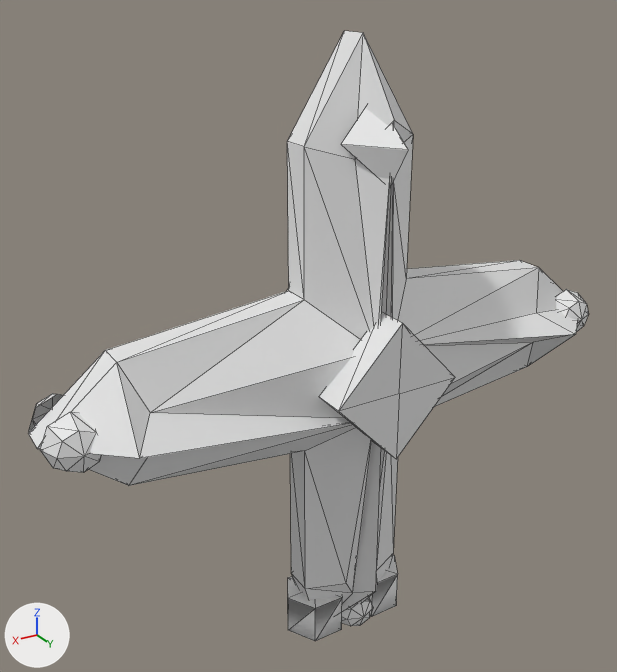
Two versions of the OBJ model .design/ships3d/meshes/Lattice.obj, one commit apart.
Rendered twice from a 50 mm camera at (18.5, 27.6, 16.1) aimed at (1.2, -1.2, 1.7). The lights are fixed; the arrows at lower left show +X, +Y and +Z. The older version comes first. Mesh edges are drawn as thin lines. Where no turn or scale is listed for an object, it has been applied to the vertices. Vertices at exactly the same position are counted once.

Names of what the first picture shows: 'Lattice'.
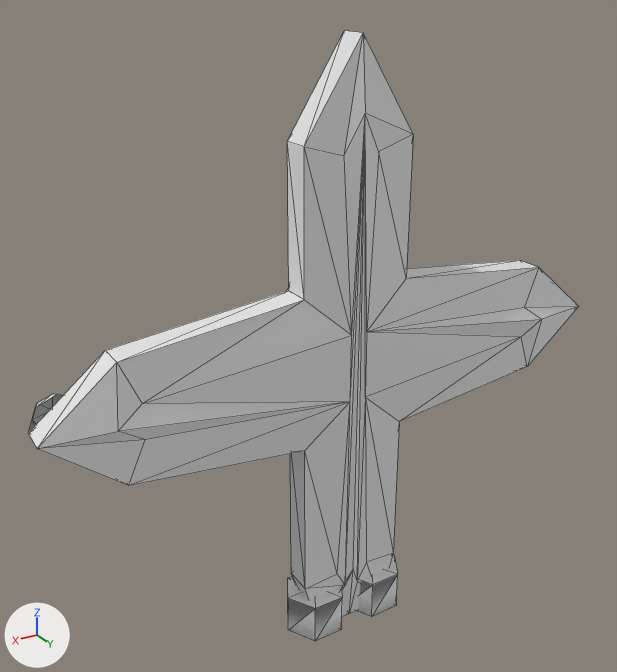
Patch to the scene script:
```diff
--- a/.design/ships3d/meshes/Lattice.obj.py
+++ b/.design/ships3d/meshes/Lattice.obj.py
@@ me_lattice @@
 # used by ob_lattice; location = (0.0, 0.0, 0.0)
-me_lattice.from_pydata(...)  # 244 vertices, 376 faces; spans x -13.3..13.3, y -3.7..3.7, z -12.7..14.0
+me_lattice.from_pydata(...)  # 179 vertices, 288 faces; spans x -13.3..13.3, y -3.7..1.3, z -12.7..14.0
+# me_lattice part 1: the loose piece of 17 vertices spanning x -13.2..-10.8, y 0.8..2.0, z -0.4..2.0 is deleted
+# me_lattice part 2: the loose piece of 17 vertices spanning x 10.8..13.2, y 0.8..2.0, z -0.4..2.0 is deleted
+# me_lattice part 3: the loose piece of 17 vertices spanning x -1.0..1.0, y 0.8..1.8, z -12.7..-10.7 is deleted
+# me_lattice part 4: the loose piece of 9 vertices spanning x -2.8..2.8, y 2.3..3.7, z -2.2..3.8 is deleted
+# me_lattice part 5: the loose piece of 5 vertices spanning x -1.3..1.3, y 1.3..3.6, z 8.7..12.0 is deleted
+# me_lattice part 6
+# 8 vertices in x -9.4..9.4, y 1.5, z -9.6..9.7 move by (0.0, -0.8, 0.0)
+# 4 vertices in x -0.4..0.4, y 2.6, z -0.7..2.3 move by (0.0, -1.7, 0.0)
+# 6 vertices move from x -10.4..10.4, y 1.4..3.1, z -10.5..11.2 to x -10.4..10.4, y 0.7..0.9, z -10.5..11.2
```

Boxes [x1, y1, x2, y2] around the edits, measured in the pictures (617 x 672 px; the box of a moved part takes in the faces that stretch with it):
'Lattice', reshaped: before [28, 31, 589, 641]; after [28, 31, 579, 641]
part 1 of me_lattice, deleted: before [556, 289, 589, 332]
part 2 of me_lattice, deleted: before [40, 412, 101, 473]
part 3 of me_lattice, deleted: before [342, 597, 373, 626]
part 4 of me_lattice, deleted: before [320, 315, 455, 459]
part 5 of me_lattice, deleted: before [341, 108, 408, 186]
part 6 of me_lattice, moved or reshaped: before [37, 33, 577, 616]; after [37, 33, 579, 616]
